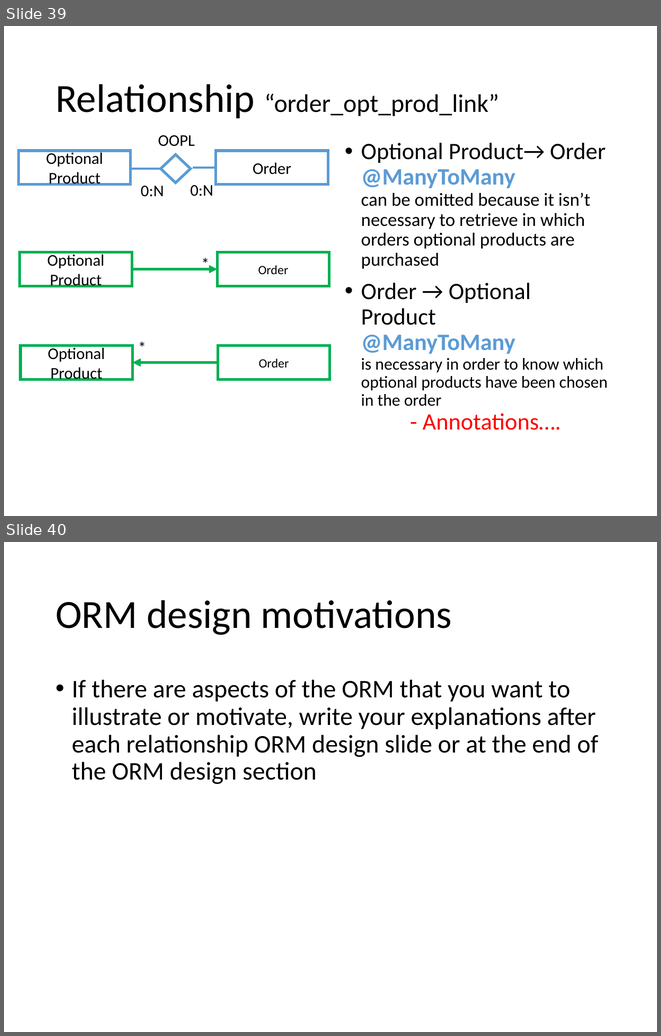
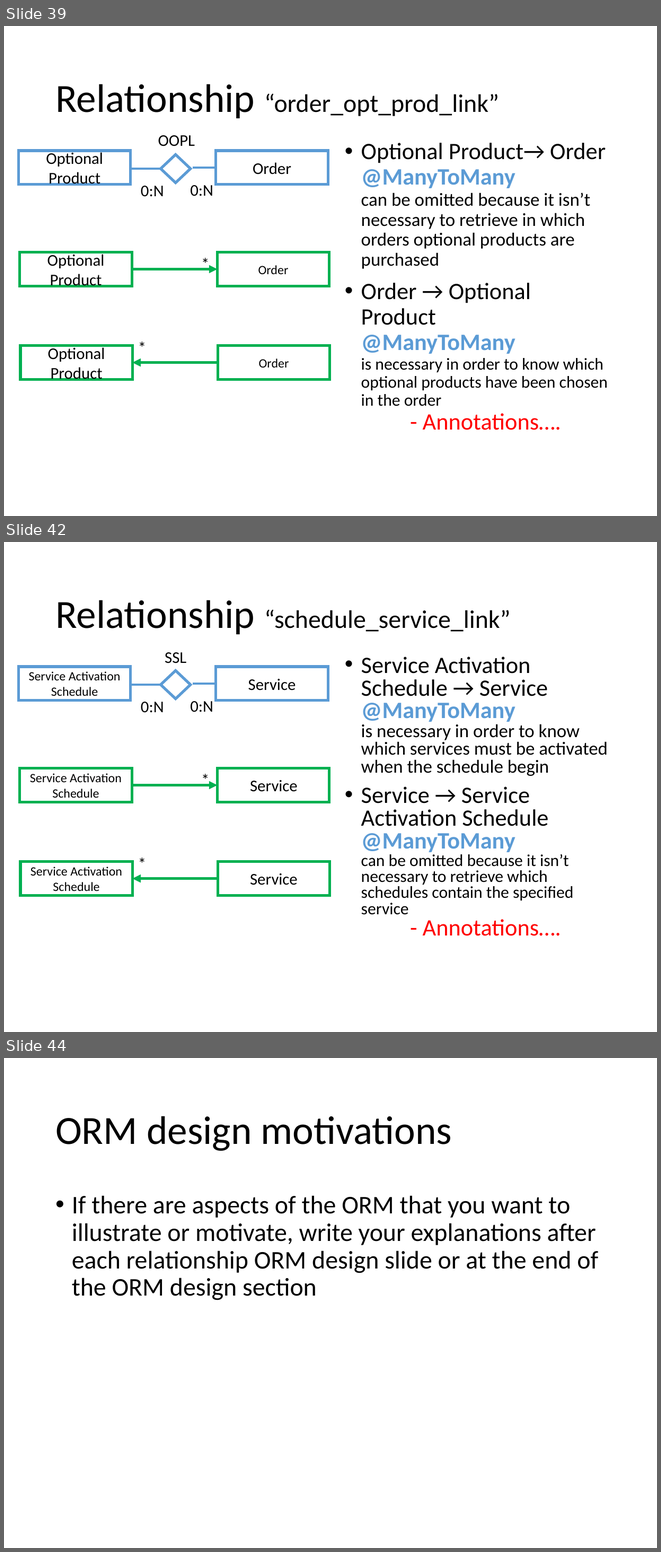
Before and after one commit to andrearestelli/db2-project, a slide deck: docs/documentation.pptx. Shown one above the other, each under a label of ours: slides 39 and 40 before the commit, slides 39, 42 and 44 after it; the slides between them are not shown. The pictures are 661x1036 and 661x1552 pixels, drawn with LibreOffice and Linux fonts; fonts in the diff are those of the drawing. Boxes give left, top, right and bottom in pixels: in the first picture for what was removed or moved away, otherwise in the second. Text is boxed around its words. In the diff, an @@ line names an element or a change of style, - is before the commit and + after.

```diff
--- a/docs/documentation.pptx
+++ b/docs/documentation.pptx
@@ slide 42 added at box(4, 542, 657, 1032), background #FFFFFF @@
@@ title added at box(55, 600, 511, 634), 28 pt, text #000000 @@
+Relationship “schedule_service_link”
@@ text added at box(165, 652, 186, 663), 18 pt, text #000000 @@
+SSL
@@ rectangle added at box(18, 667, 131, 700), fill #FFFFFF, outline #5B9BD5 3 pt, 14 pt, text #000000 @@
+Service Activation Schedule
@@ rectangle added at box(216, 667, 328, 700), fill #FFFFFF, outline #5B9BD5 3 pt, 18 pt, text #000000 @@
+Service
@@ text added at box(361, 656, 608, 936), 25.9 pt, text #000000 @@
+• Service Activation Schedule → Service
+  @ManyToMany
+  is necessary in order to know which services must be activated when the schedule begin
+• Service → Service Activation Schedule
+  @ManyToMany
+  can be omitted because it isn’t necessary to retrieve which schedules contain the specified service
+  - Annotations….
@@ line added from (161, 685) to (131, 685), #5B9BD5 2.25 pt @@
@@ diamond added at box(160, 671, 191, 699), fill #FFFFFF, outline #5B9BD5 3 pt @@
@@ line added from (216, 684) to (193, 684), #5B9BD5 2.25 pt @@
@@ text added at box(141, 702, 164, 713), 18 pt, text #000000 @@
+0:N
@@ text added at box(190, 701, 213, 712), 18 pt, text #000000 @@
+0:N
@@ rectangle added at box(20, 768, 132, 802), outline #00B050 3 pt, 14 pt, text #000000 @@
+Service Activation Schedule
@@ text added at box(195, 766, 216, 792), 18 pt, text #000000 @@
+*
@@ rectangle added at box(218, 768, 330, 802), outline #00B050 3 pt @@
@@ text added at box(250, 780, 298, 792), 18 pt, text #000000 @@
+Service
@@ arrow added from (132, 785) to (218, 785), #00B050 3 pt @@
@@ text added at box(131, 849, 153, 876), 18 pt, text #000000 @@
+*
@@ rectangle added at box(20, 861, 133, 896), outline #00B050 3 pt, 14 pt, text #000000 @@
+Service Activation Schedule
@@ rectangle added at box(218, 861, 330, 896), outline #00B050 3 pt, 18 pt, text #000000 @@
+Service
@@ arrow added from (218, 878) to (133, 878), #00B050 3 pt @@
@@ what was slide 40 is now slide 44 @@
```
Also in this commit, not shown: 3 other slides added.
